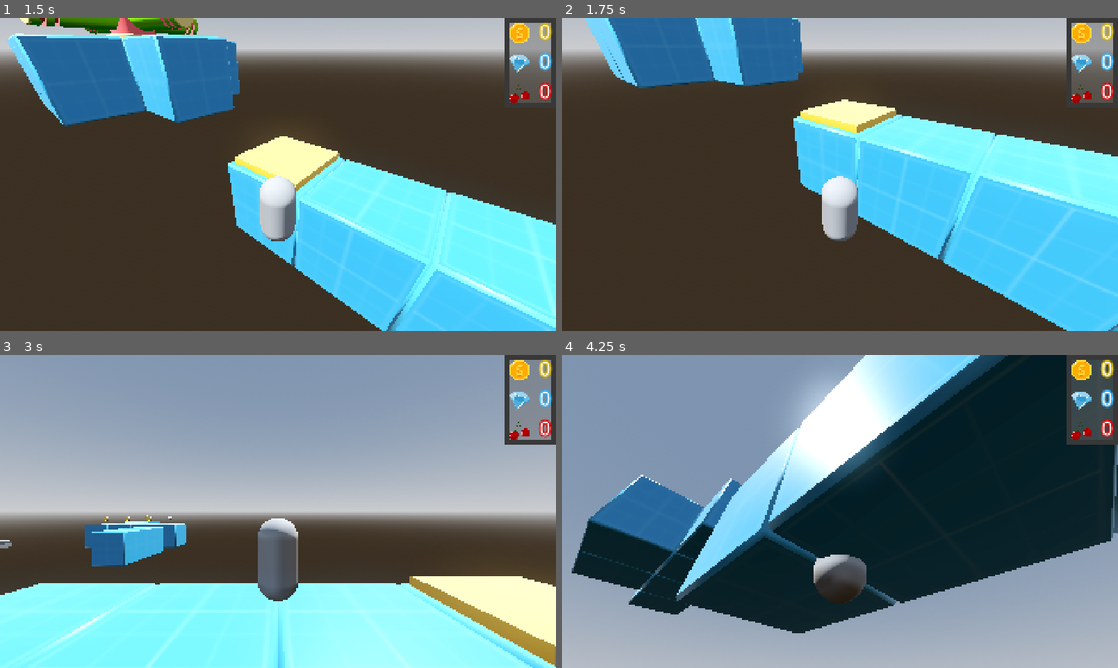
Above: before the commit, frames 1-4 (two rows, left to right).
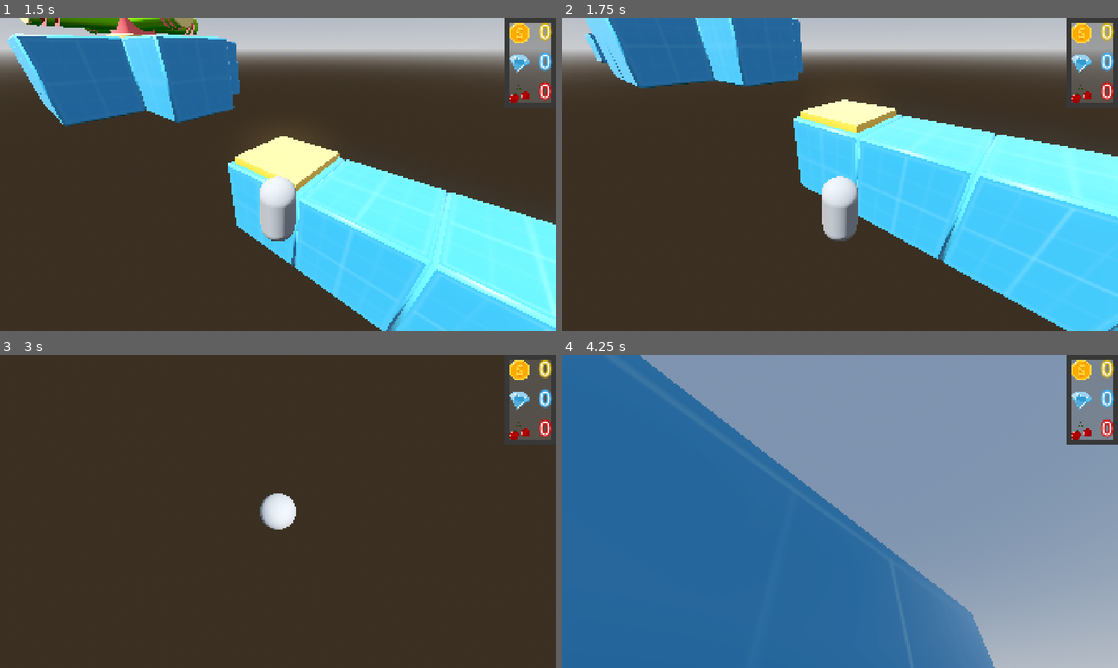
Above: after the commit, the same moments.

Repository: AbsoluteZer0527/My-first-3D-Godot-game
Game: Godot game, scene res://Scenes/game_scene.tscn
Two runs of this game, one before a commit and one after it. Both use one fixed random seed, a clock stepped at 60 frames per second and the inputs below.
Inputs (mouse positions are in pixels of both pictures, inside the frame that each line leads up to):
- Up to frame 1 (1.5 s): tap Enter (ui_accept) at 0.5, 0.77 s; move the mouse to (305, 174) at 0.52 s; hold W (forward) 0.53-1.28 s; tap Tab at 0.6, 1.35 s; move the mouse to (166, 190) at 1.27 s; hold S (backward) from 1.28 s (still down)
- Up to frame 2 (1.75 s): keep holding S (backward); tap Enter (ui_accept) at 1.52 s
- Up to frame 3 (3 s): move the mouse to (289, 505) at 2.02 s; release S (backward) at 2.03 s; hold W (forward) from 2.03 s (still down); tap Tab at 2.1, 2.85 s; tap Enter (ui_accept) at 2.75 s; move the mouse to (250, 574) at 2.77 s
- Up to frame 4 (4.25 s): keep holding W (forward); tap Enter (ui_accept) at 3.02, 3.77 s; move the mouse to (878, 514) at 3.52 s; tap Tab at 3.6 s

Frame 1 is identical in both runs. In frame 2, 0.2% of the frame differs, in the area x 3-9%, y 4-15%; in frame 3, 85%, in the area x 0-100%, y 0-100%; in frame 4, 81%.

Commit message:
extending the platform by adding more tiles after the spinner

Diff:
--- a/First-3D/new-game-project/Scenes/game_scene.tscn
+++ b/First-3D/new-game-project/Scenes/game_scene.tscn
@@ -13,6 +13,7 @@
 [ext_resource type="Texture2D" uid="uid://dsk5lukx4qe1p" path="res://Assets/Textures/cherry_icon.png" id="11_ldntv"]
 [ext_resource type="PackedScene" uid="uid://cxf6jdceg48n4" path="res://Assets/Models/obstacle.glb" id="12_4xiap"]
 [ext_resource type="Texture2D" uid="uid://dex0stevxc04f" path="res://Assets/Textures/rainbow_texture.png" id="13_wywco"]
+[ext_resource type="PackedScene" uid="uid://82xd6fhjrcus" path="res://Assets/Models/Primitive_Beam.gltf" id="14_ldntv"]
 
 [sub_resource type="ProceduralSkyMaterial" id="ProceduralSkyMaterial_oqyrl"]
 sky_horizon_color = Color(0.66224277, 0.6717428, 0.6867428, 1)
@@ -116,6 +117,21 @@
 albedo_color = Color(0.52919996, 0.98, 0.90486664, 1)
 albedo_texture = ExtResource("13_wywco")
 
+[sub_resource type="Animation" id="Animation_8m72m"]
+length = 0.001
+tracks/0/type = "value"
+tracks/0/imported = false
+tracks/0/enabled = true
+tracks/0/path = NodePath("Obstacle:rotation")
+tracks/0/interp = 1
+tracks/0/loop_wrap = true
+tracks/0/keys = {
+"times": PackedFloat32Array(0),
+"transitions": PackedFloat32Array(1),
+"update": 0,
+"values": [Vector3(0, 1.5707964, 0)]
+}
+
 [sub_resource type="Animation" id="Animation_a7fet"]
 resource_name = "rotate"
 length = 4.0
@@ -133,21 +149,6 @@
 "values": [Vector3(0, 1.5707964, 0), Vector3(0, 6.2831855, 0)]
 }
 
-[sub_resource type="Animation" id="Animation_8m72m"]
-length = 0.001
-tracks/0/type = "value"
-tracks/0/imported = false
-tracks/0/enabled = true
-tracks/0/path = NodePath("Obstacle:rotation")
-tracks/0/interp = 1
-tracks/0/loop_wrap = true
-tracks/0/keys = {
-"times": PackedFloat32Array(0),
-"transitions": PackedFloat32Array(1),
-"update": 0,
-"values": [Vector3(0, 1.5707964, 0)]
-}
-
 [sub_resource type="AnimationLibrary" id="AnimationLibrary_gtbs0"]
 _data = {
 &"RESET": SubResource("Animation_8m72m"),
@@ -271,6 +272,18 @@
 [node name="Cube_Prototype_Large_A38" parent="Ground" instance=ExtResource("2_b6fju")]
 transform = Transform3D(1, 0, 0, 0, 1, 0, 0, 0, 1, 54, 5, 49)
 
+[node name="Cube_Prototype_Large_A43" parent="Ground" instance=ExtResource("2_b6fju")]
+transform = Transform3D(1, 0, 0, 0, 1, 0, 0, 0, 1, 86, 5, 43)
+
+[node name="Cube_Prototype_Large_A44" parent="Ground" instance=ExtResource("2_b6fju")]
+transform = Transform3D(1, 0, 0, 0, 1, 0, 0, 0, 1, 90, 5, 43)
+
+[node name="Cube_Prototype_Large_A45" parent="Ground" instance=ExtResource("2_b6fju")]
+transform = Transform3D(1, 0, 0, 0, 1, 0, 0, 0, 1, 86, 5, 47)
+
+[node name="Cube_Prototype_Large_A46" parent="Ground" instance=ExtResource("2_b6fju")]
+transform = Transform3D(1, 0, 0, 0, 1, 0, 0, 0, 1, 90, 5, 47)
+
 [node name="Cube_Prototype_Large_A39" parent="Ground" instance=ExtResource("2_b6fju")]
 transform = Transform3D(1, 0, 0, 0, 1, 0, 0, 0, 1, 50, 5, 41)
 
@@ -306,7 +319,7 @@
 autoplay = "moving"
 
 [node name="DeathZone" type="Area3D" parent="."]
-transform = Transform3D(1, 0, 0, 0, 1, 0, 0, 0, 1, 0, -13.775494, 0)
+transform = Transform3D(1, 0, 0, 0, 1, 0, 0, 0, 1, 0, -17.64806, 0.051750183)
 
 [node name="CollisionShape3D" type="CollisionShape3D" parent="DeathZone"]
 shape = SubResource("WorldBoundaryShape3D_1ixah")
@@ -441,6 +454,18 @@
 }
 autoplay = "rotate"
 
+[node name="Primitive_Beam2" parent="." instance=ExtResource("14_ldntv")]
+transform = Transform3D(1, 0, 0, 0, 1, 0, 0, 0, 1, 64, 8, 45)
+
+[node name="Primitive_Beam3" parent="." instance=ExtResource("14_ldntv")]
+transform = Transform3D(1, 0, 0, 0, 1, 0, 0, 0, 1, 68, 8, 45)
+
+[node name="Primitive_Beam4" parent="." instance=ExtResource("14_ldntv")]
+transform = Transform3D(1, 0, 0, 0, 1, 0, 0, 0, 1, 75, 8, 45)
+
+[node name="Primitive_Beam5" parent="." instance=ExtResource("14_ldntv")]
+transform = Transform3D(1, 0, 0, 0, 1, 0, 0, 0, 1, 79, 8, 45)
+
 [connection signal="body_entered" from="DeathZone" to="GameManager" method="respawn_player"]
 [connection signal="body_entered" from="JumpPad" to="JumpPad" method="_on_body_entered"]
 
Not shown: 1 places in First-3D/new-game-project/Scenes/game_scene.tscn that only renumber resources
